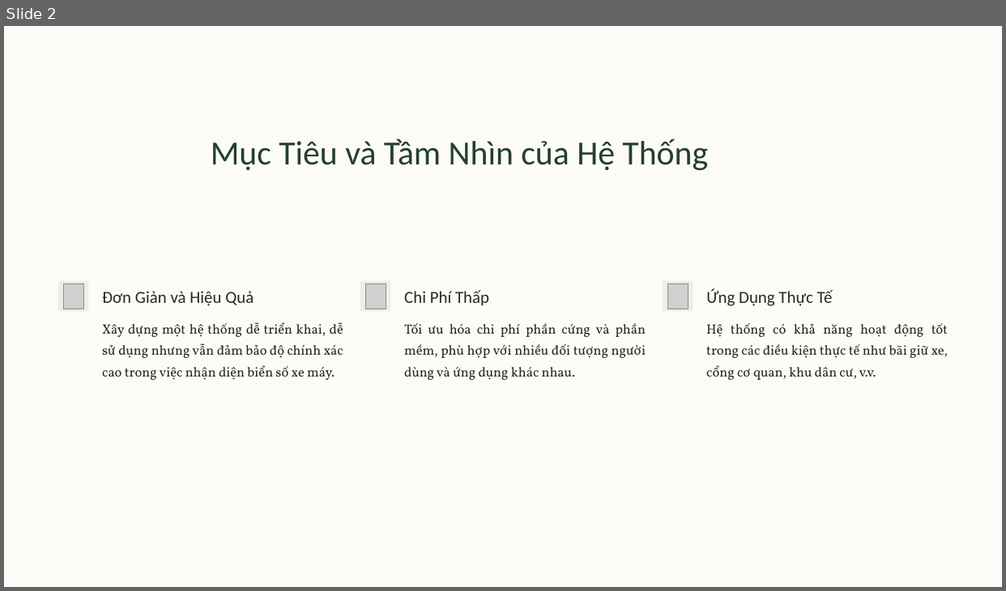
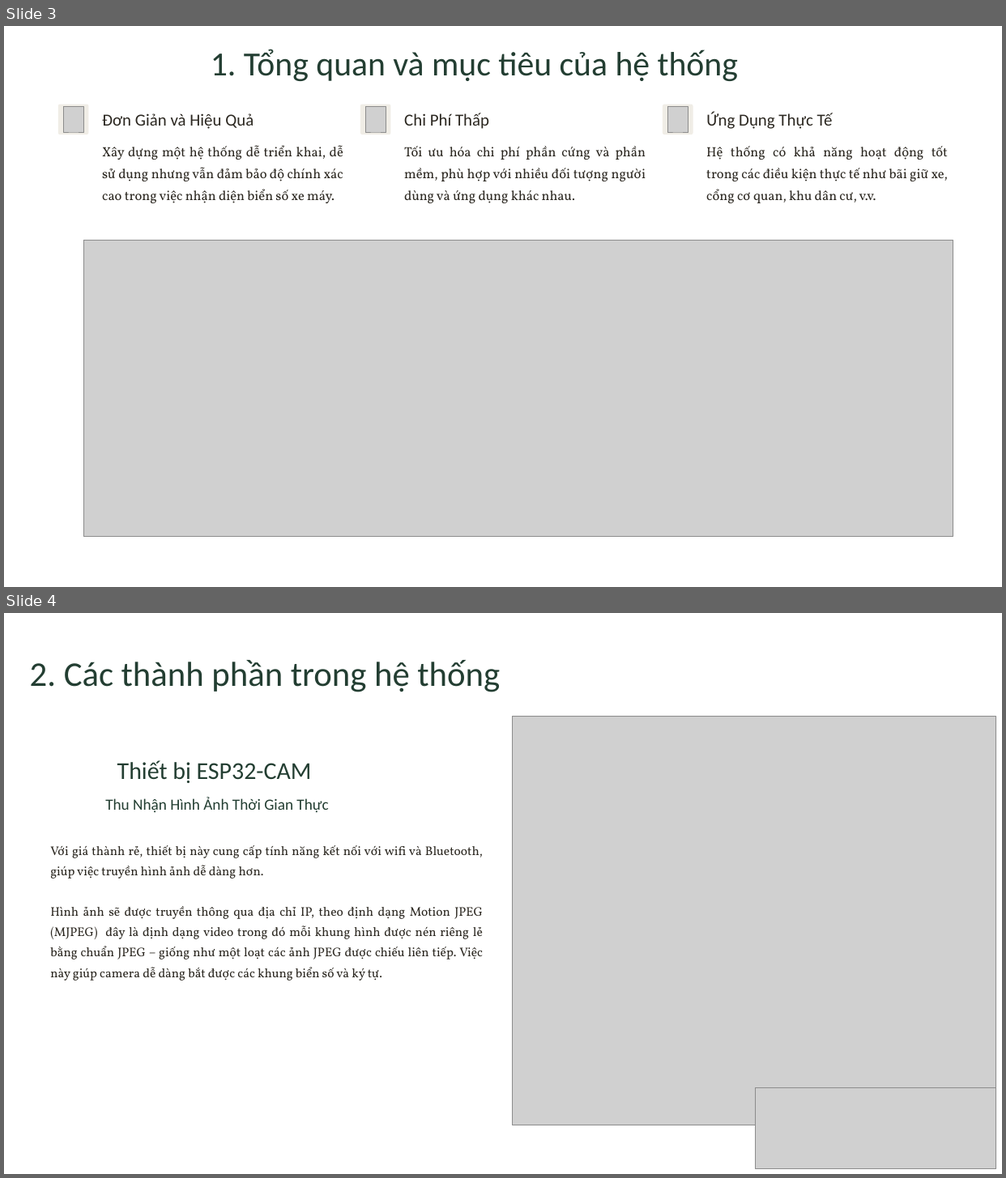
Before and after one commit to MinhTris21/ESP32CAM-FLASK, a slide deck: 21200363 - Nguyễn Minh Trí - THUYẾT TRÌNH.pptx. Shown one above the other, each under a label of ours: slide 2 before the commit, slides 3 and 4 after it. The pictures are 1006x591 and 1006x1178 pixels, drawn with LibreOffice and Linux fonts; fonts in the diff are those of the drawing; grey boxes stand for pictures. Boxes give left, top, right and bottom in pixels: in the first picture for what was removed or moved away, otherwise in the second. Text is boxed around its words. In the diff, an @@ line names an element or a change of style, - is before the commit and + after.

```diff
--- a/21200363 - Nguyễn Minh Trí - THUYẾT TRÌNH.pptx
+++ b/21200363 - Nguyễn Minh Trí - THUYẾT TRÌNH.pptx
@@ slide 4 added at [4, 613, 1002, 1174], background #FFFFFF @@
@@ text added at [30, 660, 500, 692], 40 pt, text #233E32 @@
+2. Các thành phần trong hệ thống
@@ picture added at [513, 716, 996, 1126] @@
@@ text added at [117, 760, 312, 783], 28 pt, text #233E32 @@
+Thiết bị ESP32-CAM
@@ text added at [105, 797, 328, 812], 18 pt, text #233E32 @@
+Thu Nhận Hình Ảnh Thời Gian Thực
@@ text added at [50, 845, 483, 981], 14.5 pt, text #2C2821 @@
+Với giá thành rẻ, thiết bị này cung cấp tính năng kết nối với wifi và Bluetooth, giúp việc truyền hình ảnh dễ dàng hơn.
+Hình ảnh sẽ được truyền thông qua địa chỉ IP, theo định dạng Motion JPEG (MJPEG) đây là định dạng video trong đó mỗi khung hình được nén riêng lẻ bằng chuẩn JPEG – giống như một loạt các ảnh JPEG được chiếu liên tiếp. Việc này giúp camera dễ dàng bắt được các khung biển số và ký tự.
@@ picture added at [755, 1088, 996, 1169] @@
@@ what was slide 2 is now slide 3 @@
@@ slide 3 changed as well @@
@@ rectangle removed at [4, 26, 1002, 587] @@
@@ text at [211, 49, 738, 81]: text changed @@
-Mục Tiêu và Tầm Nhìn của Hệ Thống
+1. Tổng quan và mục tiêu của hệ thống
@@ 6 texts, 3 pictures, 3 rounded rectangles: place and size @@
-6 texts, 3 pictures, 3 rounded rectangles at [58, 281, 948, 380]
+6 texts, 3 pictures, 3 rounded rectangles at [58, 104, 948, 203]
@@ picture added at [83, 241, 953, 537] @@
```
Also in this commit, not shown: 8 other slides changed, 4 other slides added, 3 slides removed.
